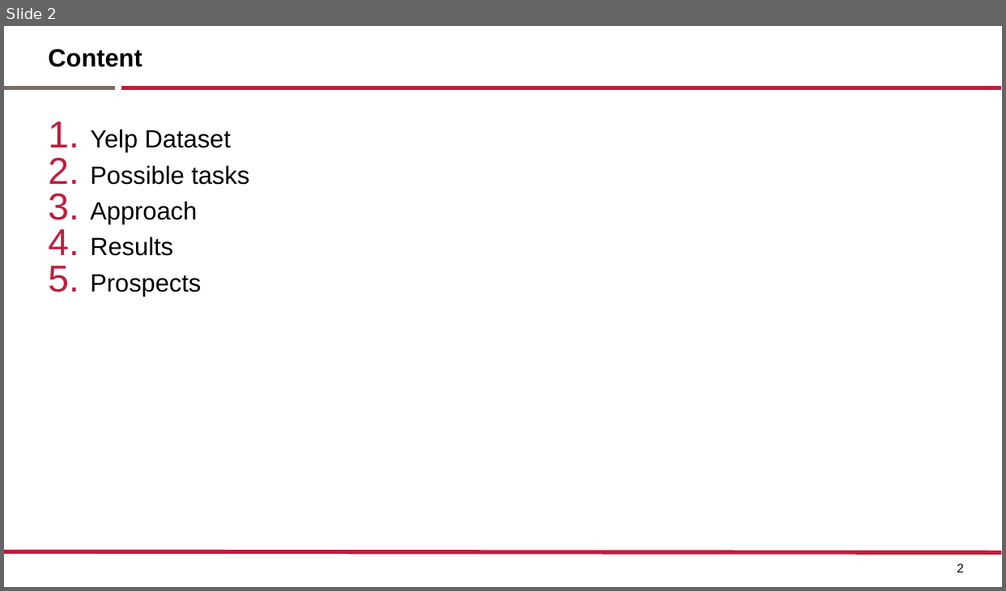
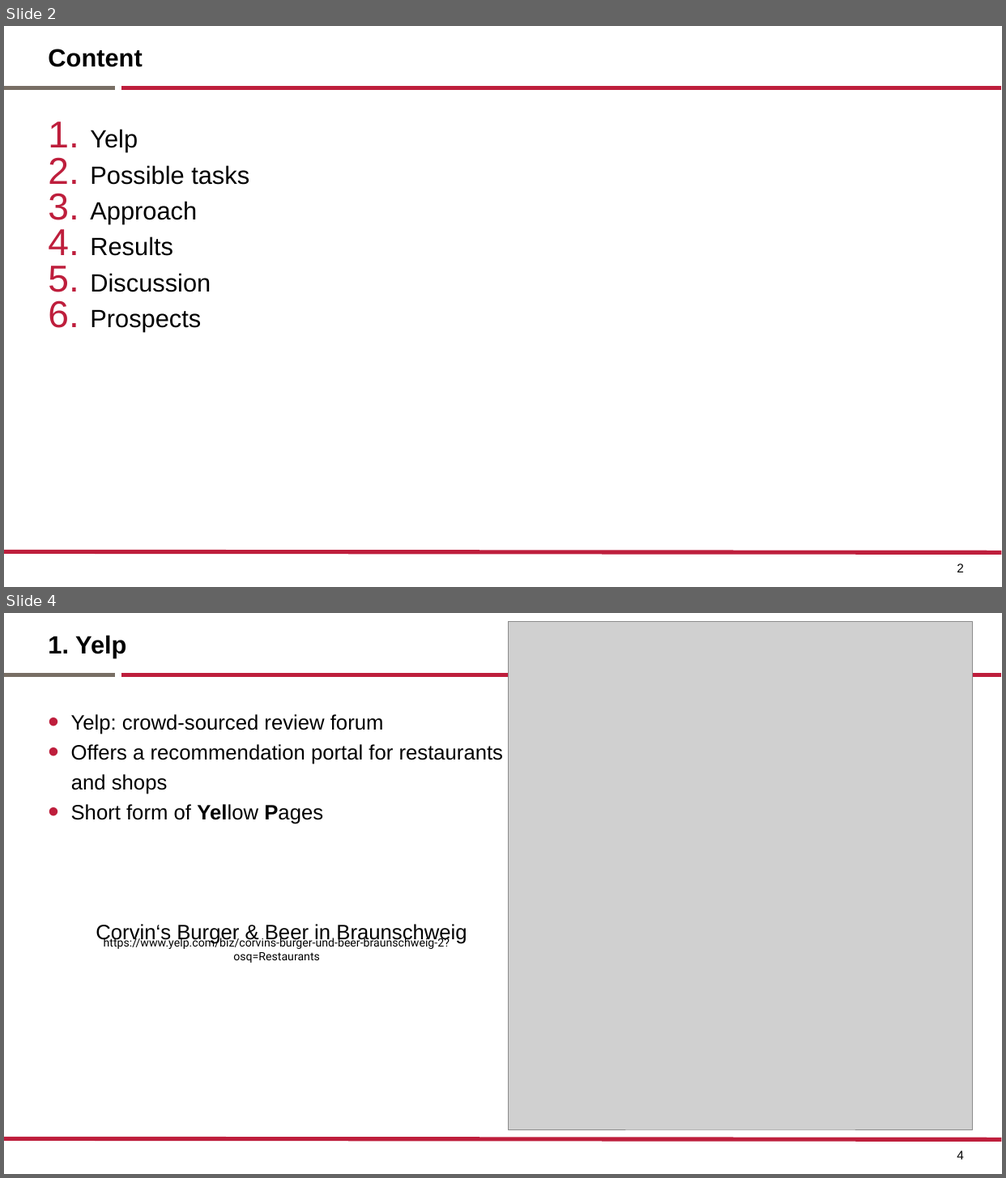
Before and after one commit to elviraPupka-Lipinski/Yelp_Analyzer, a slide deck: Presentation.pptx. Shown one above the other, each under a label of ours: slide 2 before the commit, slides 2 and 4 after it; the slides between them are not shown. The pictures are 1006x591 and 1006x1178 pixels, drawn with LibreOffice and Linux fonts; fonts in the diff are those of the drawing; grey boxes stand for pictures. Boxes give left, top, right and bottom in pixels: in the first picture for what was removed or moved away, otherwise in the second. Text is boxed around its words. In the diff, an @@ line names an element or a change of style, - is before the commit and + after.

```diff
--- a/Presentation.pptx
+++ b/Presentation.pptx
@@ slide 4 added at <box>4,613,1002,1174</box>, background #FFFFFF; not listed: 3 template elements that a slide beside it also shows @@
@@ title added at <box>48,635,126,658</box>, 24 pt, text #000000, bold @@
+1. Yelp
@@ picture added at <box>509,621,973,1130</box> @@
@@ text added at <box>71,714,503,944</box>, 20 pt, text #000000 @@
+• Yelp: crowd-sourced review forum
+• Offers a recommendation portal for restaurants
+and shops
+• Short form of Yellow Pages
+Corvin‘s Burger & Beer in Braunschweig
@@ text added at <box>104,935,450,963</box>, 11 pt, text #000000 @@
+https://www.yelp.com/biz/corvins-burger-und-beer-braunschweig-2?osq=Restaurants
@@ page number added at <box>957,1151,964,1160</box>, 12 pt, text #000000 @@
+4
@@ slide 2 changed as well @@
@@ text at <box>90,129,138,152</box>: text changed @@
-1. Yelp Dataset
+1. Yelp
@@ text at <box>90,273,211,292</box>: paragraph added @@
+5. Discussion
```
Also in this commit, not shown: 7 other slides changed, 29 other slides added, 4 slides removed, 4 other files.
